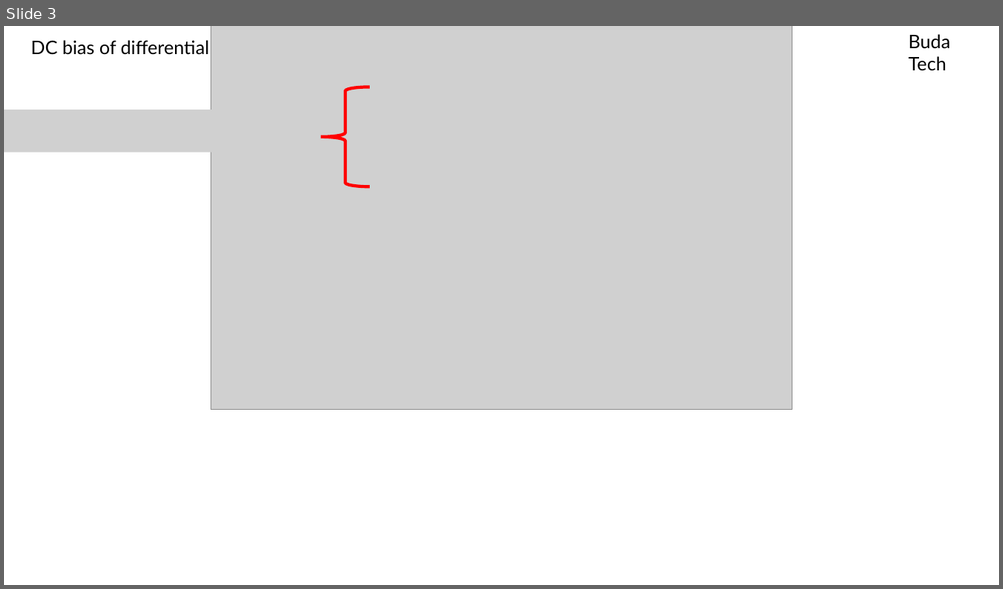
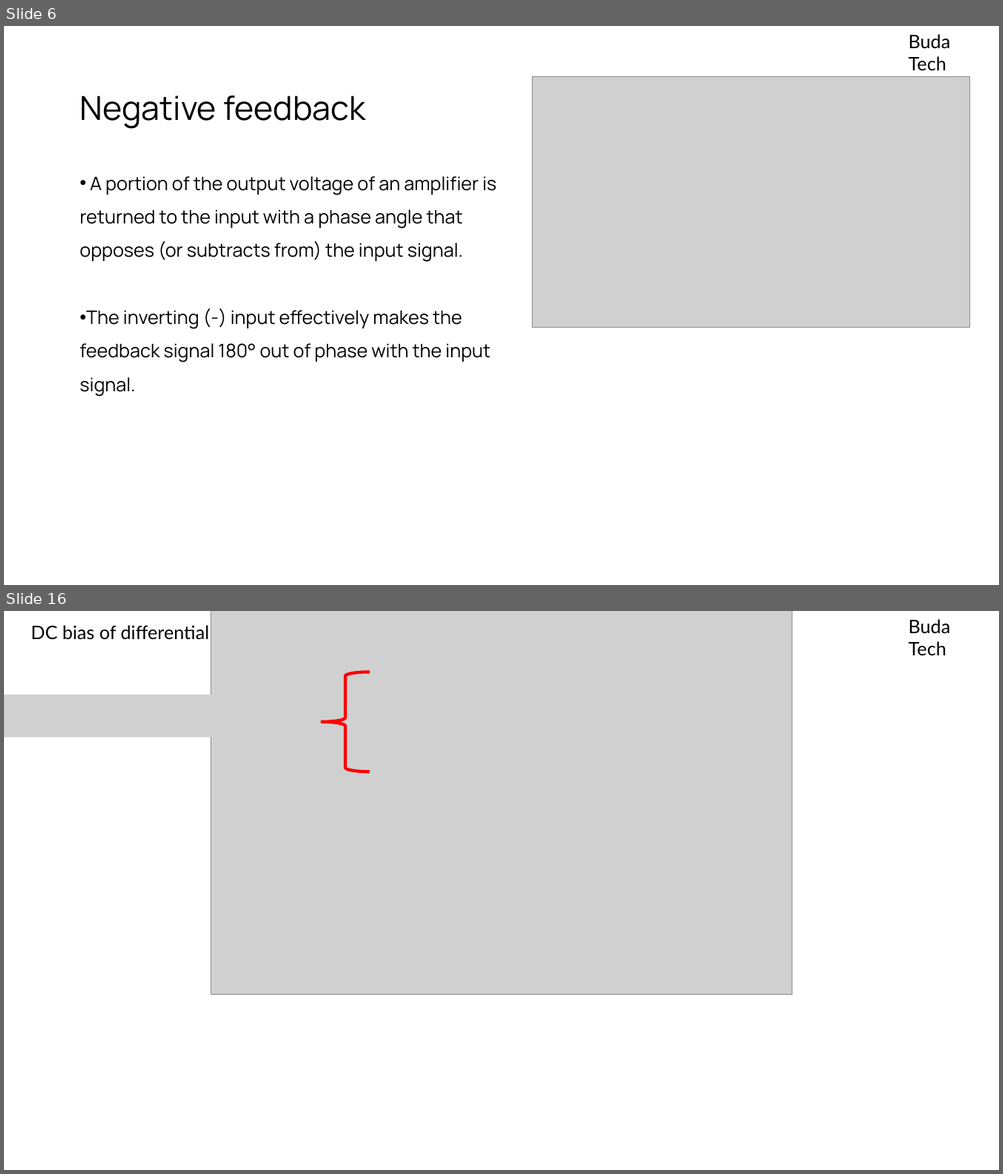
Before and after one commit to MaliusMartin/Budatech-Academy, a slide deck: OPAMPS/OPAMPS.pptx. Shown one above the other, each under a label of ours: slide 3 before the commit, slides 6 and 16 after it; the slides between them are not shown. The pictures are 1003x589 and 1003x1174 pixels, drawn with LibreOffice and Linux fonts; fonts in the diff are those of the drawing; grey boxes stand for pictures. Boxes give left, top, right and bottom in pixels: in the first picture for what was removed or moved away, otherwise in the second. Text is boxed around its words. In the diff, an @@ line names an element or a change of style, - is before the commit and + after.

```diff
--- a/OPAMPS/OPAMPS.pptx
+++ b/OPAMPS/OPAMPS.pptx
@@ slide 6 added at bbox=[4, 26, 999, 585], background #FFFFFF @@
@@ text added at bbox=[908, 34, 950, 70], 18 pt, text #000000 @@
+Buda Tech
@@ picture added at bbox=[532, 77, 970, 327] @@
@@ title added at bbox=[79, 96, 365, 129], 32 pt, text #000000 @@
+Negative feedback
@@ text added at bbox=[79, 176, 496, 396], 18 pt, text #000000 @@
+• A portion of the output voltage of an amplifier is returned to the input with a phase angle that opposes (or subtracts from) the input signal.
+• The inverting (-) input effectively makes the feedback signal 180° out of phase with the input signal.
@@ what was slide 3 is now slide 16 @@
```
Also in this commit, not shown: 2 slides changed, 12 other slides added, 32 other files.
